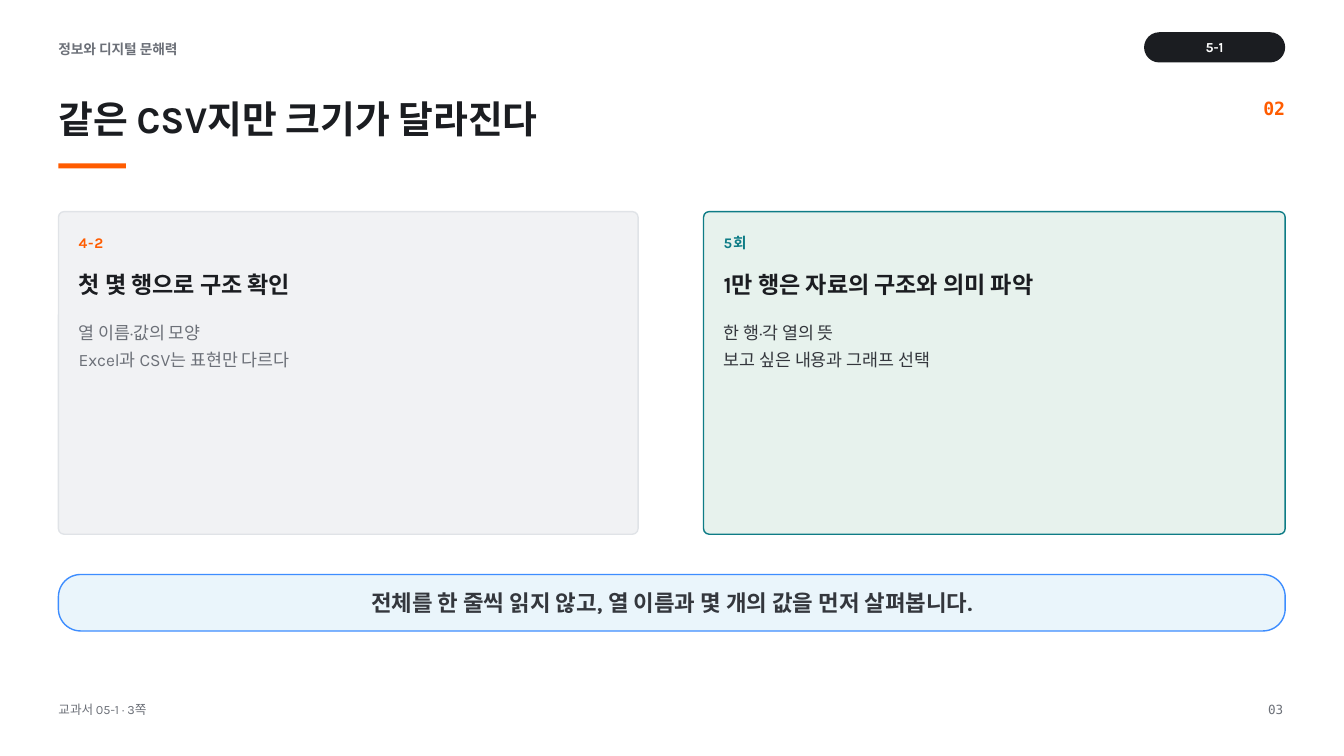
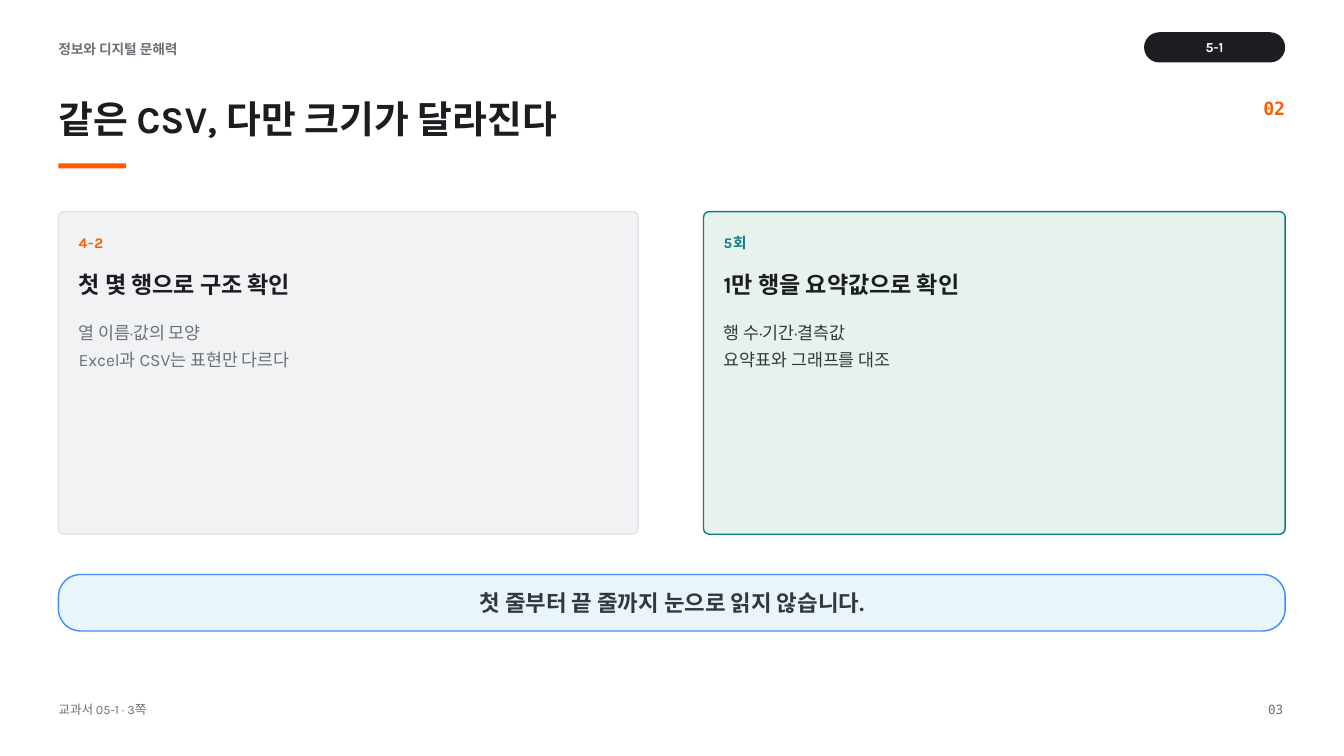
Before and after one commit to cozy819/2026-02__jdh, a slide deck: slide 3 of 05/ppt/05-1_수행평가_1_안내.pptx. Drawn at 1344x756 pixels with LibreOffice and Linux fonts; fonts in the diff are those of the drawing. Boxes give left, top, right and bottom in pixels: in the first picture for what was removed or moved away, otherwise in the second. Text is boxed around its words. In the diff, an @@ line names an element or a change of style, - is before the commit and + after.

```diff
--- a/05/ppt/05-1_수행평가_1_안내.pptx
+++ b/05/ppt/05-1_수행평가_1_안내.pptx
@@ text at (58,101,557,138): text changed @@
-같은 CSV지만 크기가 달라진다
+같은 CSV, 다만 크기가 달라진다
@@ text at (724,273,959,295): text changed @@
-1만 행은 자료의 구조와 의미 파악
+1만 행을 요약값으로 확인
@@ text at (724,324,891,368): text changed @@
-한 행·각 열의 뜻
-보고 싶은 내용과 그래프 선택
+행 수·기간·결측값
+요약표와 그래프를 대조
@@ text at (479,592,864,613): text changed @@
-전체를 한 줄씩 읽지 않고, 열 이름과 몇 개의 값을 먼저 살펴봅니다.
+첫 줄부터 끝 줄까지 눈으로 읽지 않습니다.
```
Also in this commit, not shown: 7 other slides changed, 6 slides added, 8 slides removed, 31 other files.
